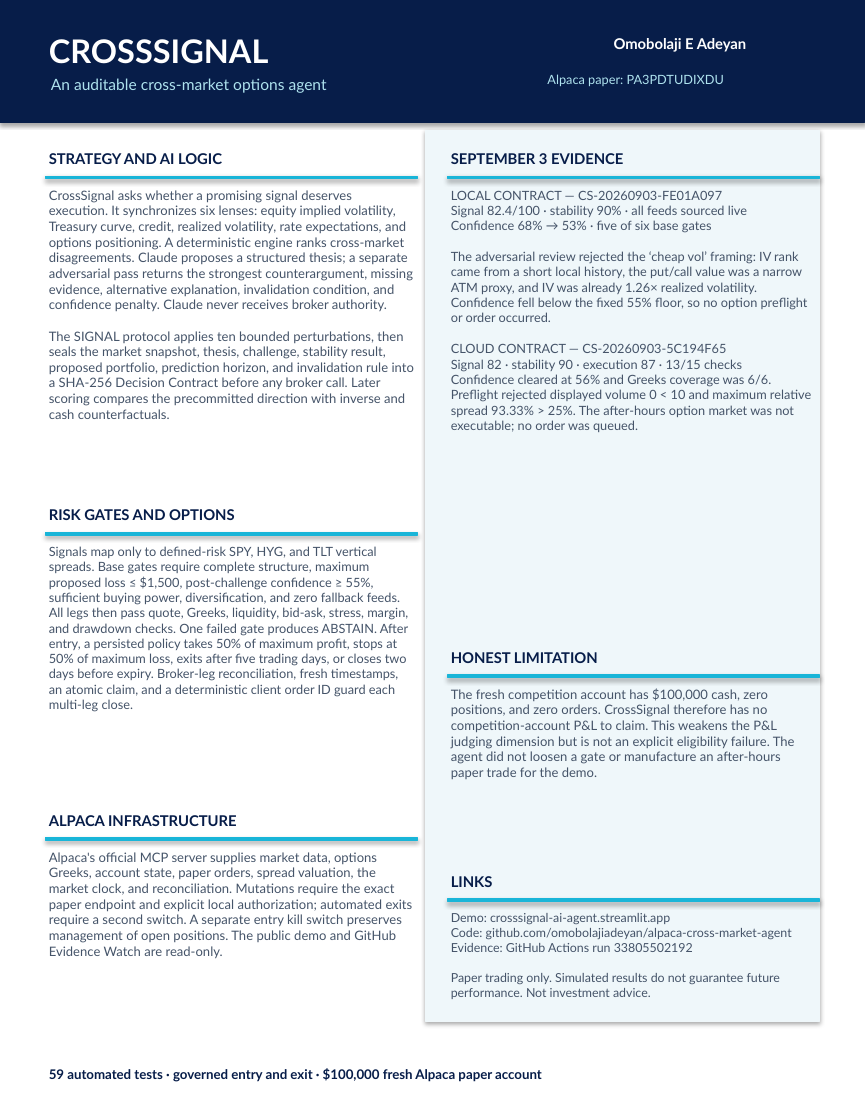
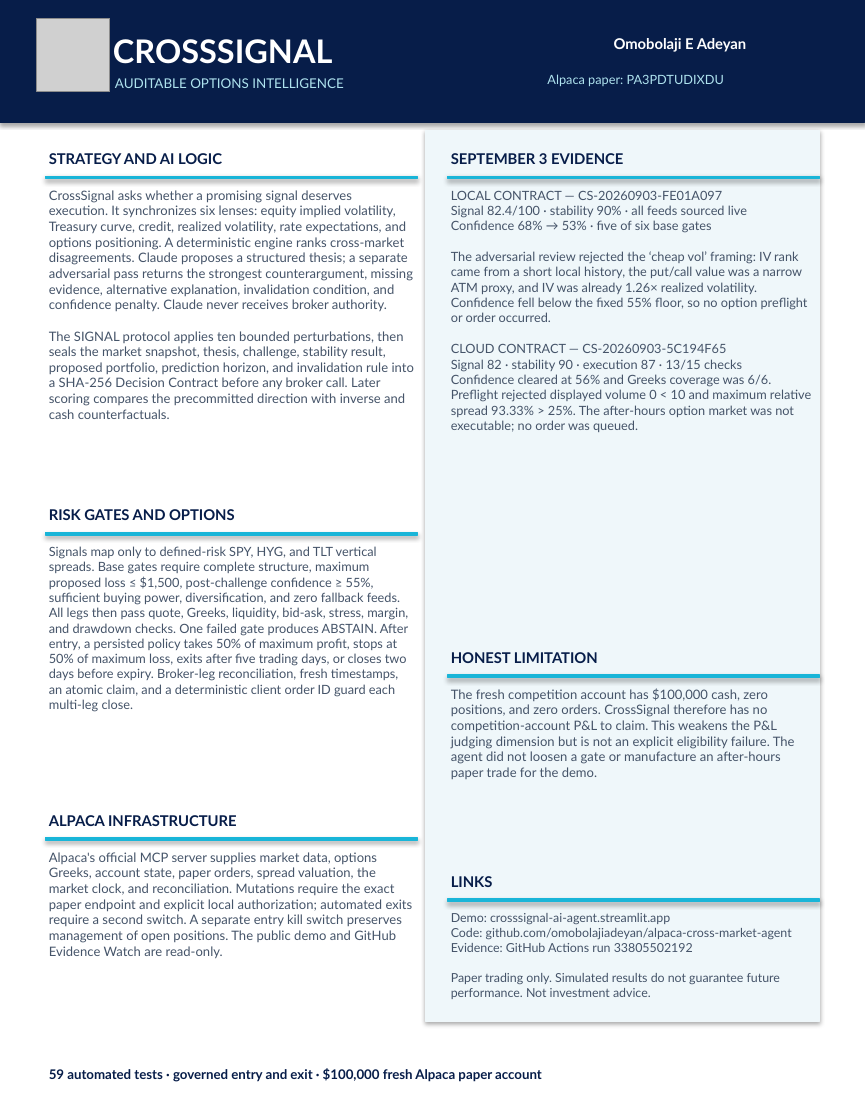
Before and after one commit to omobolajiadeyan/alpaca-cross-market-agent, a slide deck: slide 1 of submission/CrossSignal-One-Page-Writeup.pptx. Drawn at 865x1120 pixels with LibreOffice and Linux fonts; fonts in the diff are those of the drawing; grey boxes stand for pictures. Boxes give left, top, right and bottom in pixels: in the first picture for what was removed or moved away, otherwise in the second. Text is boxed around its words. In the diff, an @@ line names an element or a change of style, - is before the commit and + after.

Commit message:
Elevate CrossSignal brand and judge experience

```diff
--- a/submission/CrossSignal-One-Page-Writeup.pptx
+++ b/submission/CrossSignal-One-Page-Writeup.pptx
@@ picture added at [37,18,110,92] @@
@@ text "CROSSSIGNAL": place and size @@
-text "CROSSSIGNAL" at [49,39,269,64]
+text "CROSSSIGNAL" at [113,39,333,64]
@@ text at [115,78,344,88]: text changed; size 11 to 9.5 pt @@
-An auditable cross-market options agent
+AUDITABLE OPTIONS INTELLIGENCE
```
Also in this commit, not shown: 28 other files.
